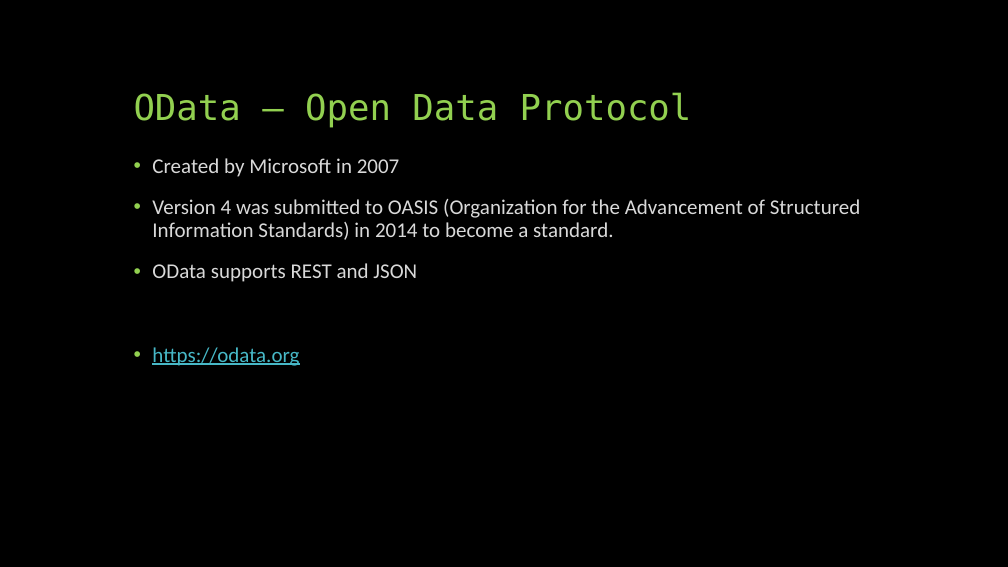
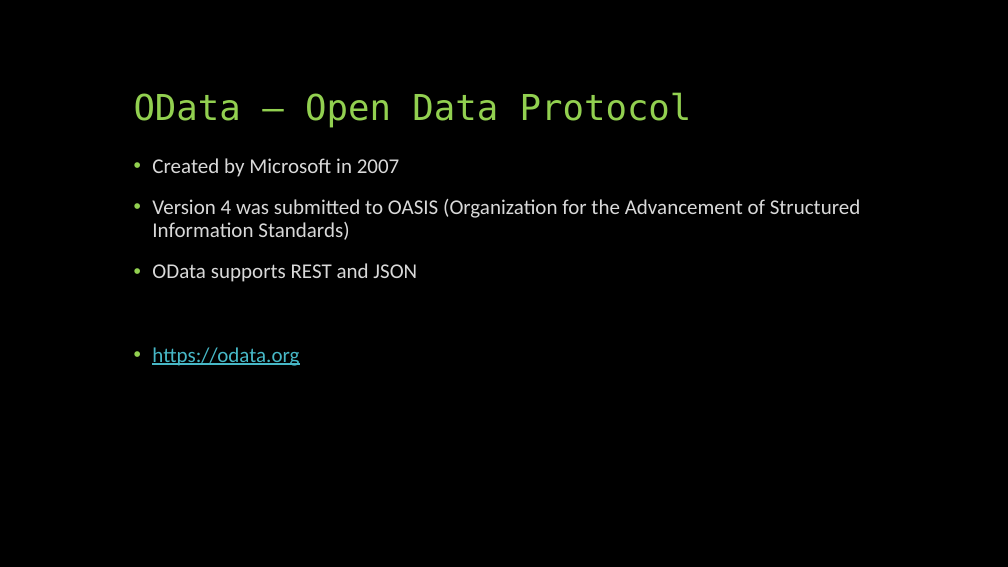
Before and after one commit to jeff-maxwell/mtg-api, a slide deck: slide 4 of Slides.pptx (slide 3 before the commit). Drawn at 1008x567 pixels with LibreOffice and Linux fonts; fonts in the diff are those of the drawing. Boxes give left, top, right and bottom in pixels: in the first picture for what was removed or moved away, otherwise in the second. Text is boxed around its words. In the diff, an @@ line names an element or a change of style, - is before the commit and + after.

Commit message:
Slide changes

```diff
--- a/Slides.pptx
+++ b/Slides.pptx
@@ text at (x1=152, y1=199, x2=861, y2=240): text changed @@
-• Version 4 was submitted to OASIS (Organization for the Advancement of Structured Information Standards) in 2014 to become a standard.
+• Version 4 was submitted to OASIS (Organization for the Advancement of Structured Information Standards)
```
Also in this commit, not shown: 1 slide added.
